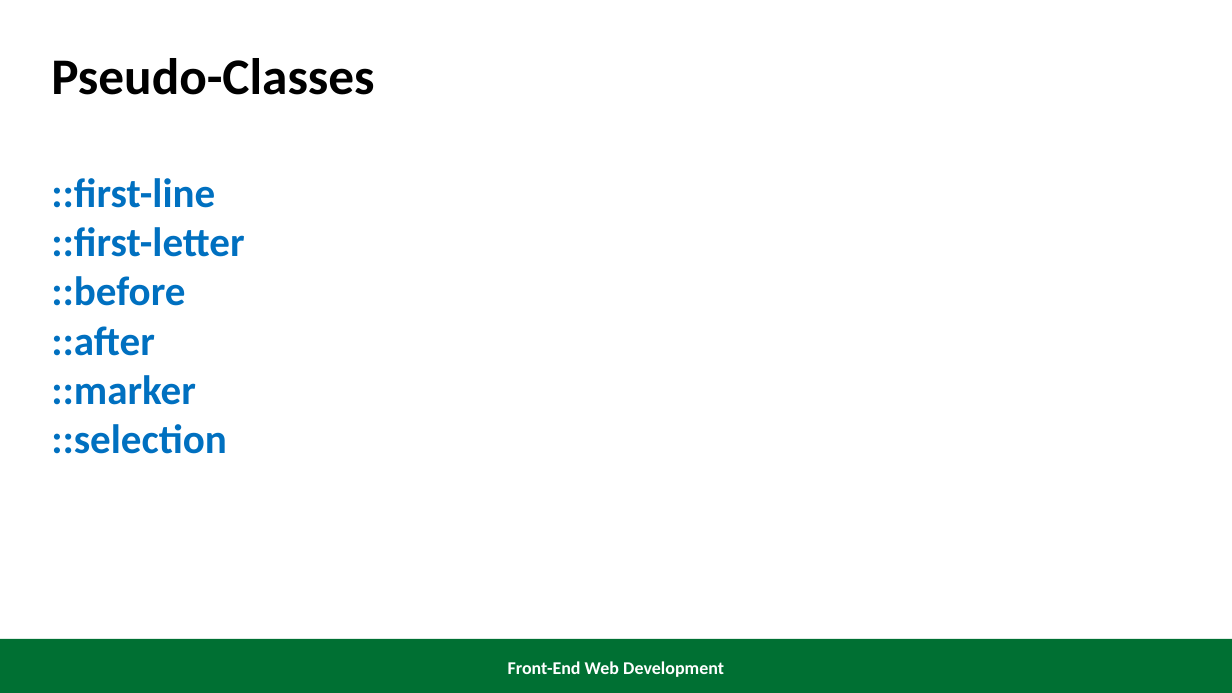
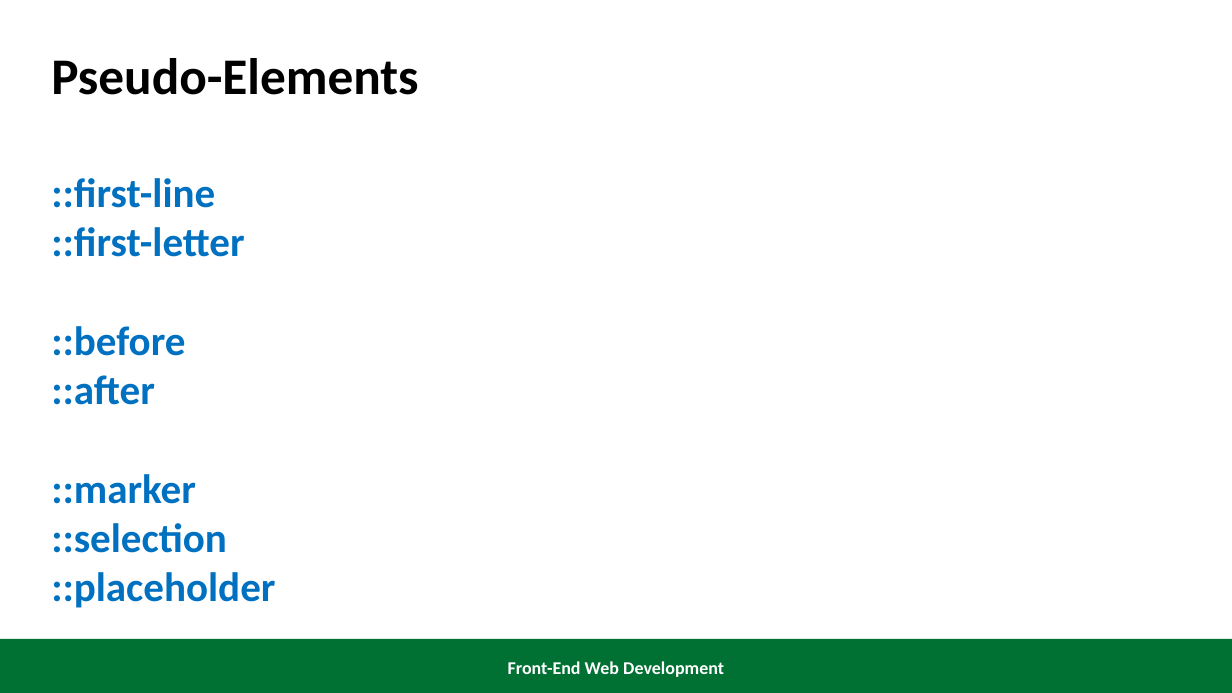
Before and after one commit to renatomaaliw3/public_files, a slide deck: slide 3 of 01. Front-End Web/01. Presentations/PPT/05. Pseudo-Elements.pptx (slide 2 before the commit). Drawn at 1232x693 pixels with LibreOffice and Linux fonts; fonts in the diff are those of the drawing. Boxes give left, top, right and bottom in pixels: in the first picture for what was removed or moved away, otherwise in the second. Text is boxed around its words. In the diff, an @@ line names an element or a change of style, - is before the commit and + after.

```diff
--- a/01. Front-End Web/01. Presentations/PPT/05. Pseudo-Elements.pptx
+++ b/01. Front-End Web/01. Presentations/PPT/05. Pseudo-Elements.pptx
@@ text at (51,58,418,95): text changed @@
-Pseudo-Classes
+Pseudo-Elements
@@ text at (51,572,275,608): paragraph added @@
+::placeholder
```
Also in this commit, not shown: 1 slide added, 2 other files.
